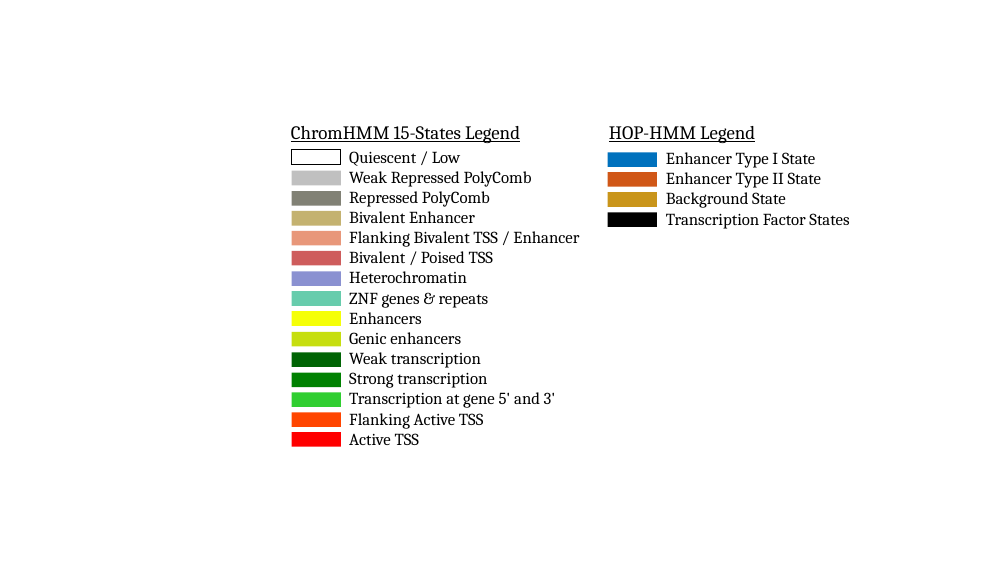
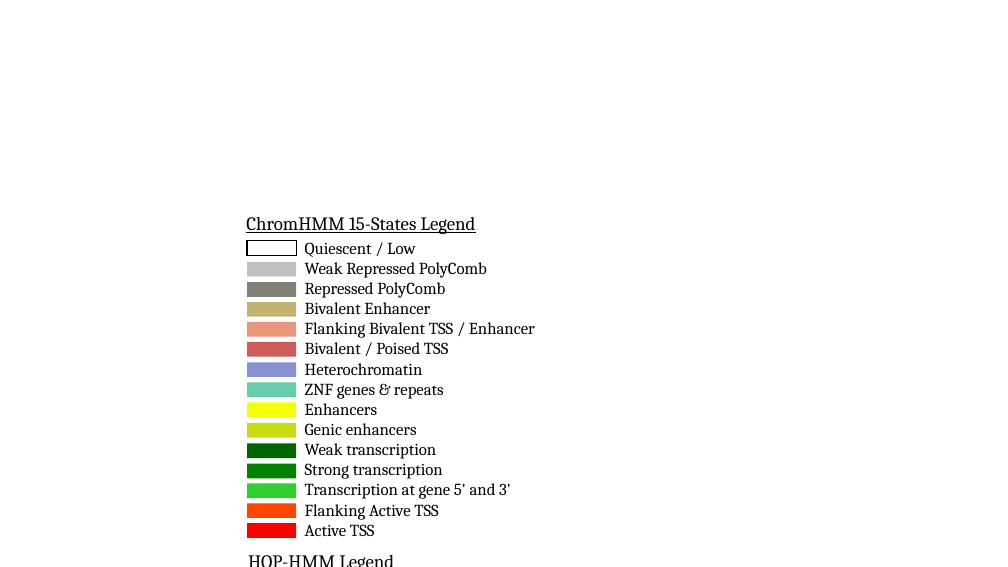
Before and after one commit to David-Taub/HOP-HMM, a slide deck: slide 5 of Help/Figures5.pptx. Drawn at 1008x567 pixels with LibreOffice and Linux fonts; fonts in the diff are those of the drawing. Boxes give left, top, right and bottom in pixels: in the first picture for what was removed or moved away, otherwise in the second. Text is boxed around its words. In the diff, an @@ line names an element or a change of style, - is before the commit and + after.

```diff
--- a/Help/Figures5.pptx
+++ b/Help/Figures5.pptx
@@ group removed at (608,152,849,229): 4 rectangles, 1 text @@
-Enhancer Type I State
-Enhancer Type II State
-Background State
-Transcription Factor States
@@ 15 rectangles, 2 texts: place and size @@
-15 rectangles, 2 texts at (291,126,579,447)
+15 rectangles, 2 texts at (246,217,535,538)
@@ text "HOP-HMM Legend" rewrapped from (609,126,755,143) to (240,546,509,567) @@
```
Also in this commit, not shown: 1 slide added, 10 other files.
